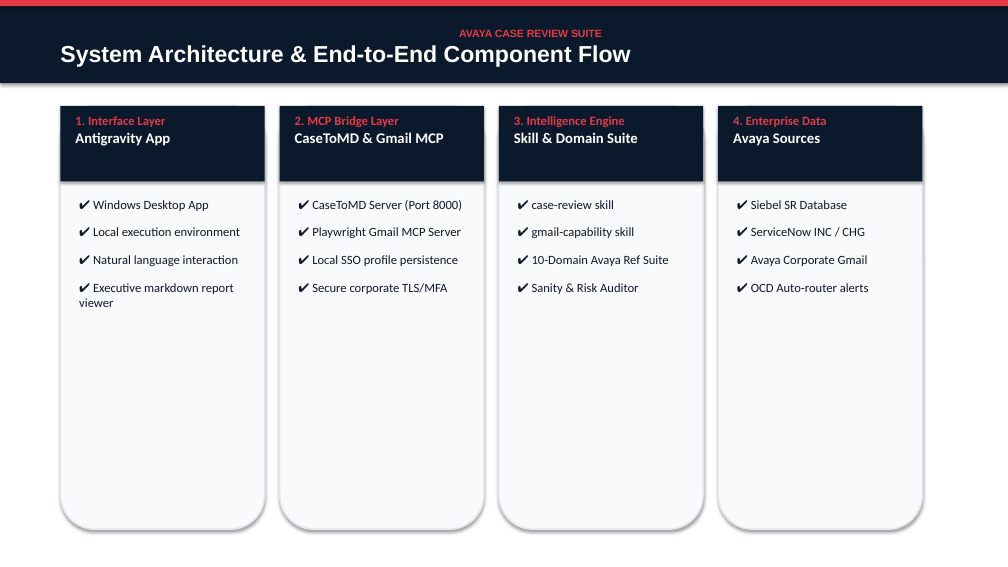
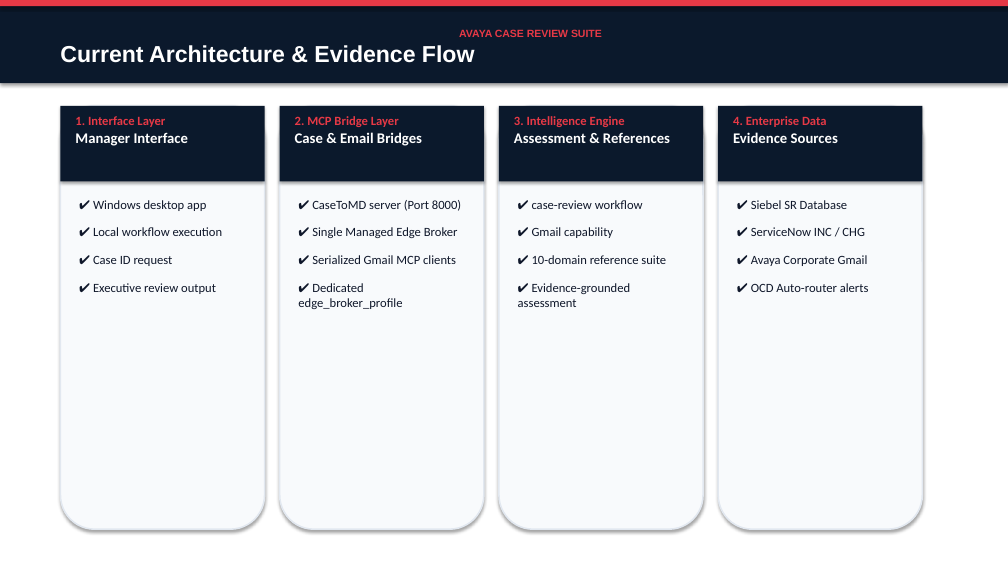
Before and after one commit to avayahmao/avaya-case-review-pack, a slide deck: slide 4 of docs/Avaya_Case_Review_Suite_Presentation.pptx. Drawn at 1008x567 pixels with LibreOffice and Linux fonts; fonts in the diff are those of the drawing. Boxes give left, top, right and bottom in pixels: in the first picture for what was removed or moved away, otherwise in the second. Text is boxed around its words. In the diff, an @@ line names an element or a change of style, - is before the commit and + after.

```diff
--- a/docs/Avaya_Case_Review_Suite_Presentation.pptx
+++ b/docs/Avaya_Case_Review_Suite_Presentation.pptx
@@ text in rectangle at (x1=60, y1=45, x2=474, y2=63): text changed @@
-System Architecture & End-to-End Component Flow
+Current Architecture & Evidence Flow
@@ text at (x1=75, y1=132, x2=188, y2=146): text changed @@
-Antigravity App
+Manager Interface
@@ text at (x1=295, y1=132, x2=422, y2=146): text changed @@
-CaseToMD & Gmail MCP
+Case & Email Bridges
@@ text at (x1=514, y1=133, x2=670, y2=143): text changed @@
-Skill & Domain Suite
+Assessment & References
@@ text at (x1=733, y1=132, x2=838, y2=143): text changed @@
-Avaya Sources
+Evidence Sources
@@ text at (x1=93, y1=200, x2=223, y2=294): text changed @@
-✔ Windows Desktop App
-✔ Local execution environment
-✔ Natural language interaction
-✔ Executive markdown report viewer
+✔ Windows desktop app
+✔ Local workflow execution
+✔ Case ID request
+✔ Executive review output
@@ text at (x1=298, y1=200, x2=461, y2=309): text changed @@
-✔ CaseToMD Server (Port 8000)
-✔ Playwright Gmail MCP Server
-✔ Local SSO profile persistence
-✔ Secure corporate TLS/MFA
+✔ CaseToMD server (Port 8000)
+✔ Single Managed Edge Broker
+✔ Serialized Gmail MCP clients
+✔ Dedicated edge_broker_profile
@@ text at (x1=518, y1=200, x2=666, y2=307): text changed @@
-✔ case-review skill
-✔ gmail-capability skill
-✔ 10-Domain Avaya Ref Suite
-✔ Sanity & Risk Auditor
+✔ case-review workflow
+✔ Gmail capability
+✔ 10-domain reference suite
+✔ Evidence-grounded assessment
```
Also in this commit, not shown: 10 other slides changed, 1 other file.
